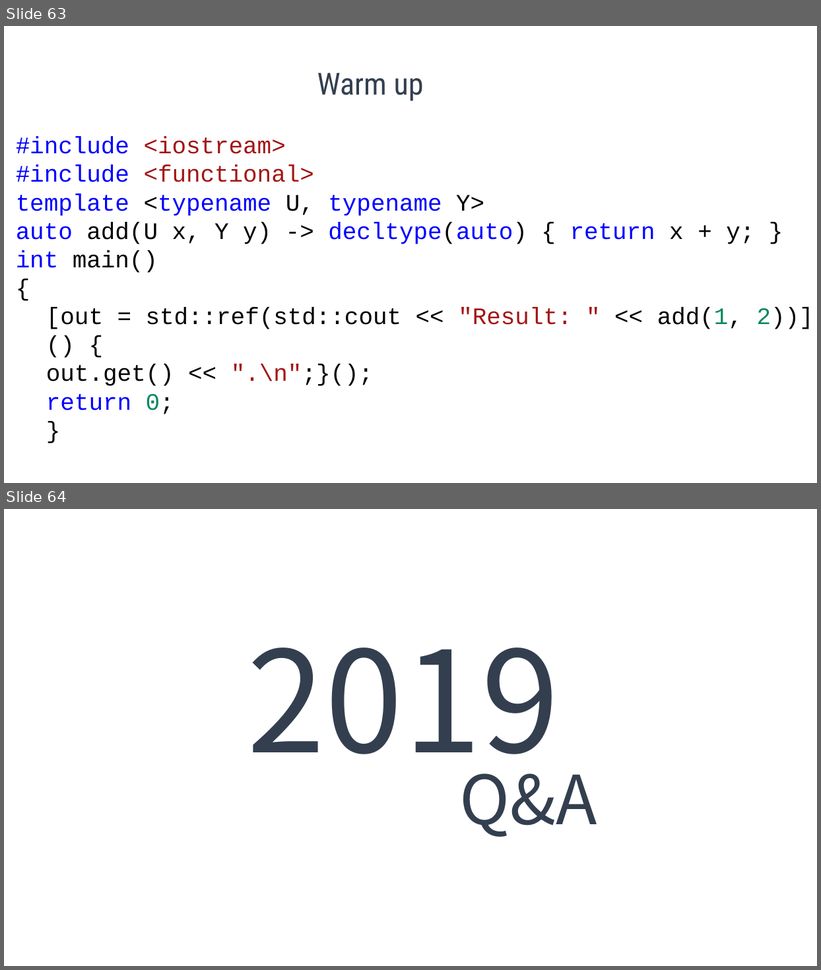
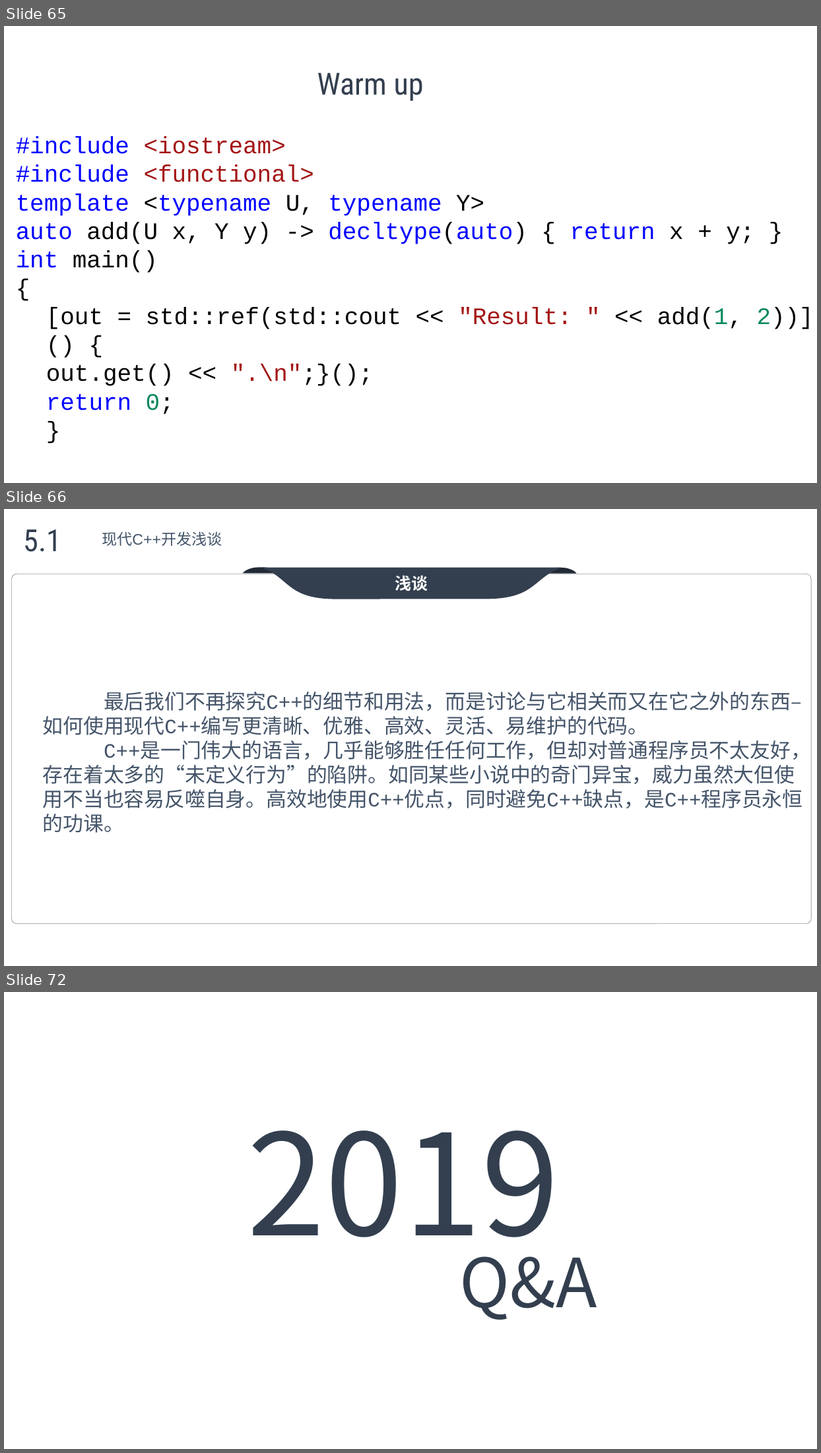
Before and after one commit to max4sharing/modern_cpp, a slide deck: C++11.pptx. Shown one above the other, each under a label of ours: slides 63 and 64 before the commit, slides 65, 66 and 72 after it; the slides between them are not shown. The pictures are 821x970 and 821x1453 pixels, drawn with LibreOffice and Linux fonts; fonts in the diff are those of the drawing; background and template pictures are left out. Boxes give left, top, right and bottom in pixels: in the first picture for what was removed or moved away, otherwise in the second. Text is boxed around its words. In the diff, an @@ line names an element or a change of style, - is before the commit and + after.

```diff
--- a/C++11.pptx
+++ b/C++11.pptx
@@ slide 66 added at box(4, 509, 817, 966), background picture (left out) @@
@@ text added at box(23, 529, 61, 552), 36 pt, text #333F4F @@
+5.1
@@ text added at box(102, 531, 222, 546), 18 pt, text #445469 @@
+现代C++开发浅谈
@@ group added at box(12, 568, 812, 923): 3 freeform shapes, 1 rounded rectangle @@
+浅谈
@@ text added at box(43, 692, 811, 833), 24 pt, text #445469 @@
+最后我们不再探究C++的细节和用法，而是讨论与它相关而又在它之外的东西– 如何使用现代C++编写更清晰、优雅、高效、灵活、易维护的代码。
+C++是一门伟大的语言，几乎能够胜任任何工作，但却对普通程序员不太友好，存在着太多的“未定义行为”的陷阱。如同某些小说中的奇门异宝，威力虽然大但使用不当也容易反噬自身。高效地使用C++优点，同时避免C++缺点，是C++程序员永恒的功课。
@@ what was slide 63 is now slide 65 @@
@@ what was slide 64 is now slide 72 @@
```
Also in this commit, not shown: 7 other slides added.
